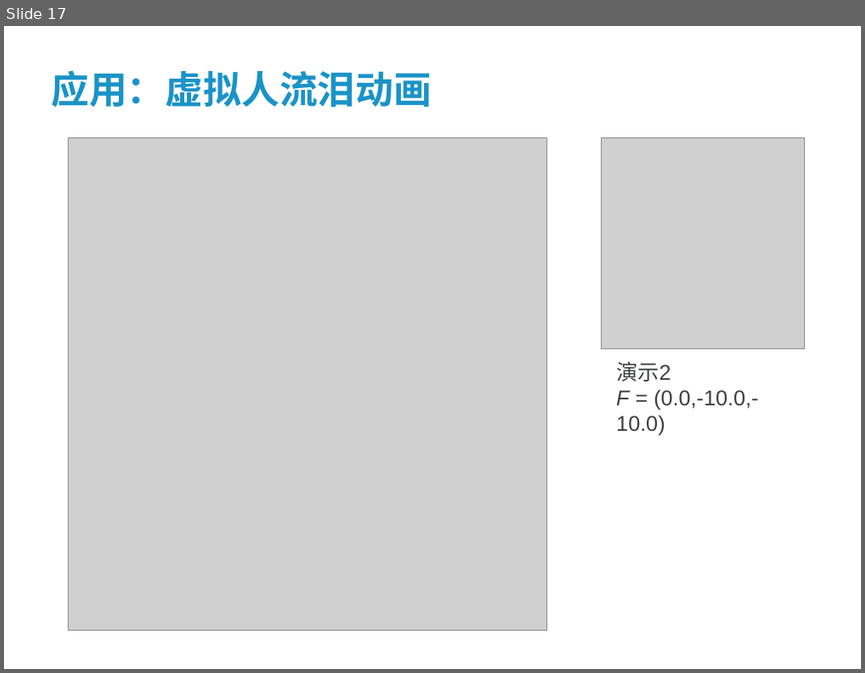
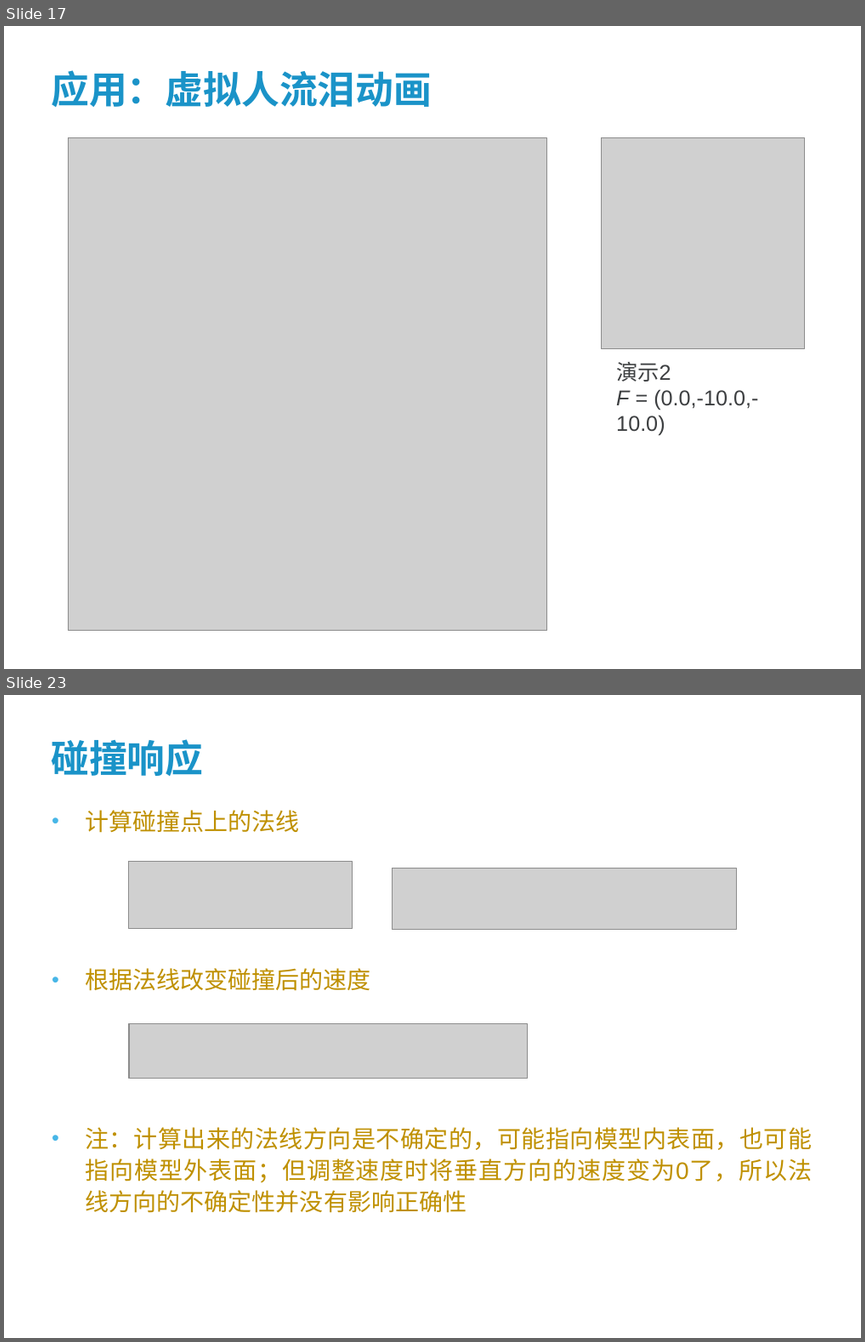
Before and after one commit to wsxmm1153/dissertation, a slide deck: paper/答辩讲稿.ppt. Shown one above the other, each under a label of ours: slide 17 before the commit, slides 17 and 23 after it; the slides between them are not shown. The pictures are 865x673 and 865x1342 pixels, drawn with LibreOffice and Linux fonts; fonts in the diff are those of the drawing; grey boxes stand for pictures; background and template pictures are left out. Boxes give left, top, right and bottom in pixels: in the first picture for what was removed or moved away, otherwise in the second. Text is boxed around its words. In the diff, an @@ line names an element or a change of style, - is before the commit and + after.

```diff
--- a/paper/答辩讲稿.ppt
+++ b/paper/答辩讲稿.ppt
@@ slide 23 added at (4,695,861,1338), background #FFFFFF @@
@@ title added at (51,739,203,776), 32 pt, text #1A93C8, bold @@
+碰撞响应
@@ text added at (85,810,812,1213), 20 pt, text #BF9000 @@
+• 计算碰撞点上的法线
+• 根据法线改变碰撞后的速度
+• 注：计算出来的法线方向是不确定的，可能指向模型内表面，也可能指向模型外表面；但调整速度时将垂直方向的速度变为0了，所以法线方向的不确定性并没有影响正确性
@@ picture added at (129,862,352,929) @@
@@ picture added at (392,868,737,930) @@
@@ picture added at (129,1023,528,1078) @@
```
Also in this commit, not shown: 9 slides changed, 17 other slides added, 1 slide removed, 2 other files.
